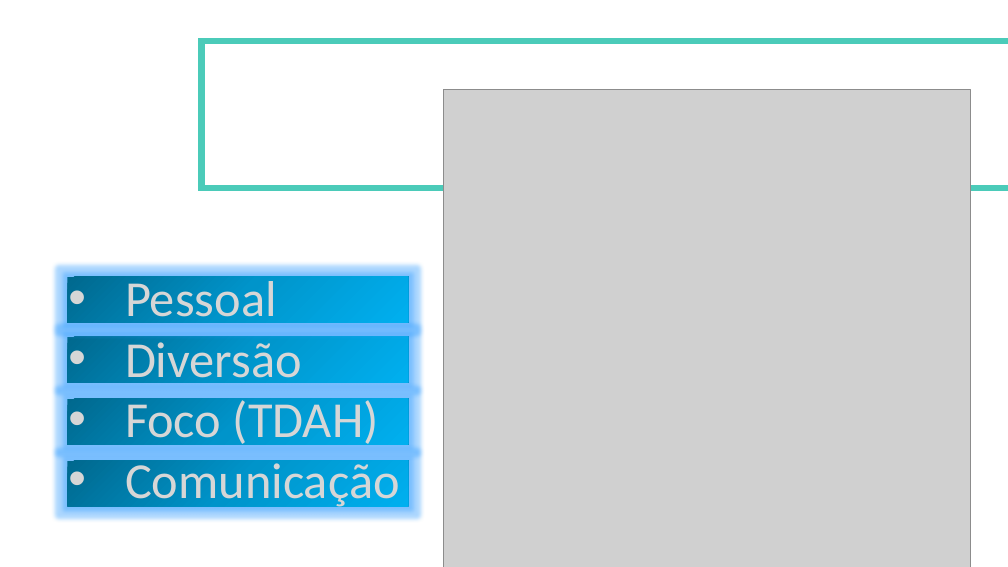
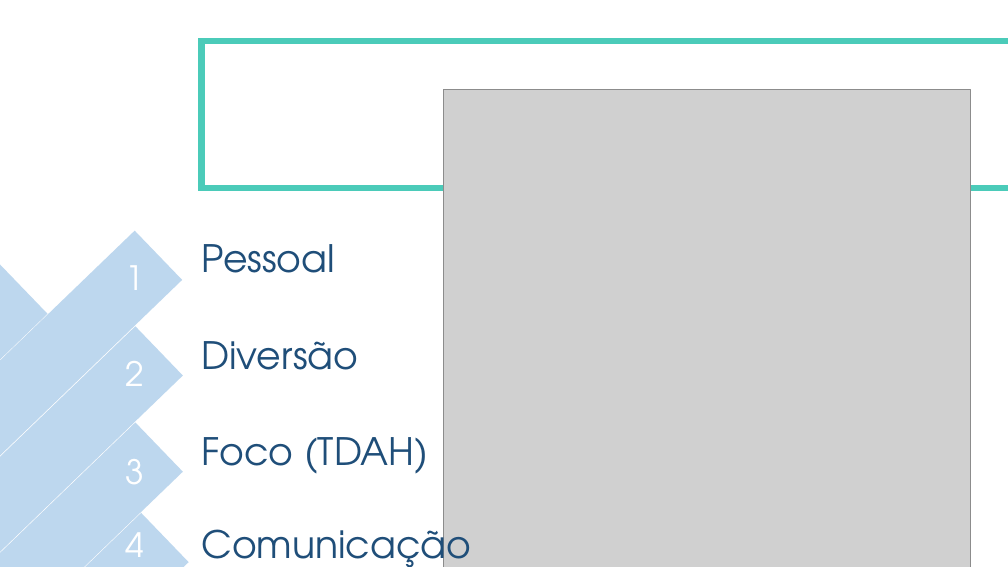
Before and after one commit to luizekstein/individual-project, a slide deck: slide 3 of Documentação/PPT/Apresentação - LOL.pptx. Drawn at 1008x567 pixels with LibreOffice and Linux fonts; fonts in the diff are those of the drawing; grey boxes stand for pictures; background and template pictures are left out. Boxes give left, top, right and bottom in pixels: in the first picture for what was removed or moved away, otherwise in the second. Text is boxed around its words. In the diff, an @@ line names an element or a change of style, - is before the commit and + after.

```diff
--- a/Documentação/PPT/Apresentação - LOL.pptx
+++ b/Documentação/PPT/Apresentação - LOL.pptx
@@ rectangle at (0,231,183,517): fill gradient #00688E to #0094CA to #00B0F0 to #BDD7EE; rotation 0 to 316 degrees @@
@@ rectangle added at (0,265,48,551), fill #BDD7EE @@
@@ text added at (126,265,145,290), 32 pt, text #FFFFFF @@
+1
@@ text added at (201,244,335,273), 36 pt, text #1F4E79 @@
+Pessoal
@@ text at (125,275,302,388): paragraphs removed @@
-• Pessoal
-• Diversão
@@ rectangle added at (0,326,183,567), fill #BDD7EE @@
@@ rectangle removed at (67,337,408,383) @@
@@ text added at (201,341,358,370), 36 pt, text #1F4E79 @@
+Diversão
@@ text added at (126,361,145,386), 32 pt, text #FFFFFF @@
+2
@@ rectangle removed at (67,399,408,444) @@
@@ rectangle added at (0,423,183,567), fill #BDD7EE @@
@@ text "Foco (TDAH)": place and size @@
-text "Foco (TDAH)" at (125,275,400,509)
+text "Foco (TDAH)" at (201,437,429,474)
@@ text "Foco (TDAH)" at (201,437,429,474): size 48 to 36 pt, font Calibri to TeX Gyre Adventor, text colour gradient #979797 to #D7D7D7 to #FFFFFF to #1F4E79; bullet • to none @@
@@ rectangle removed at (67,461,408,506) @@
@@ text at (125,456,400,509): paragraph removed @@
-• Comunicação
@@ text added at (126,459,145,484), 32 pt, text #FFFFFF @@
+3
@@ rectangle added at (0,513,189,567), fill #BDD7EE @@
@@ text added at (126,522,145,557), 32 pt, text #FFFFFF @@
+4
@@ text added at (201,518,471,567), 36 pt, text #1F4E79 @@
+Comunicação
```
Also in this commit, not shown: 1 other slide changed, 10 slides added, 8 slides removed, 21 other files.
